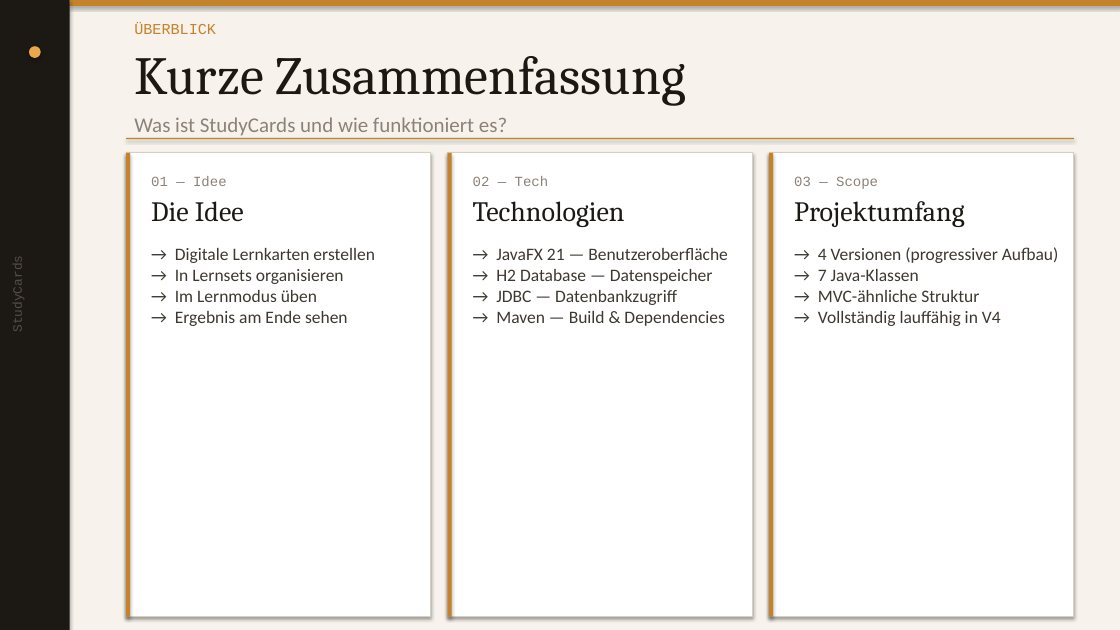
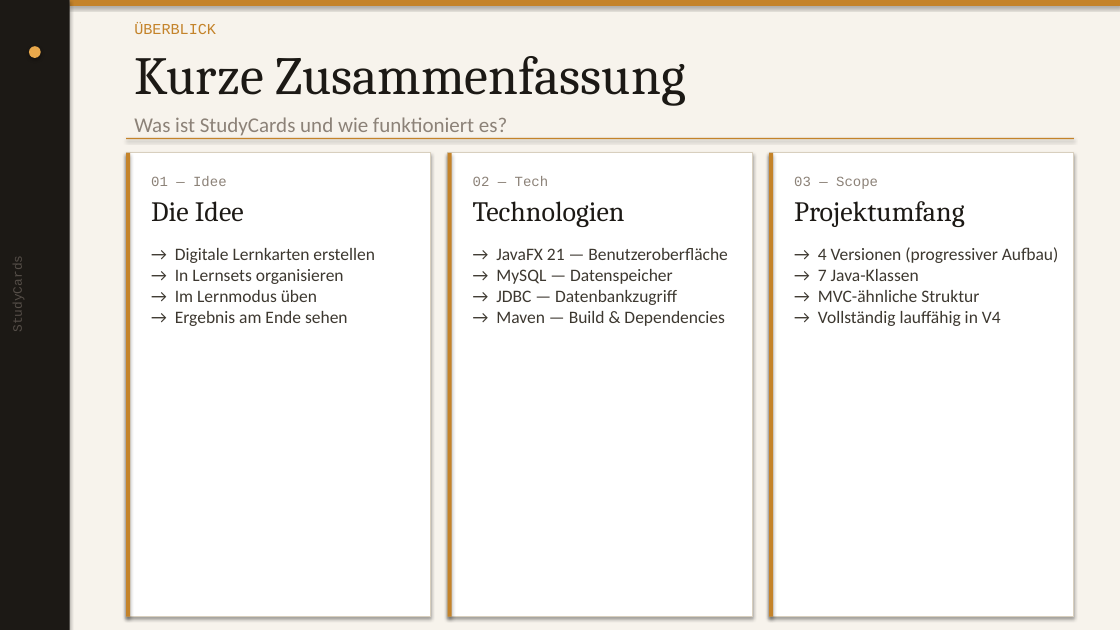
Before and after one commit to soulay01/StudyCards, a slide deck: slide 2 of StudyCards_Praesentation.pptx. Drawn at 1120x630 pixels with LibreOffice and Linux fonts; fonts in the diff are those of the drawing. Boxes give left, top, right and bottom in pixels: in the first picture for what was removed or moved away, otherwise in the second. Text is boxed around its words. In the diff, an @@ line names an element or a change of style, - is before the commit and + after.

```diff
--- a/StudyCards_Praesentation.pptx
+++ b/StudyCards_Praesentation.pptx
@@ text at (x1=496, y1=248, x2=728, y2=326): text changed @@
-→ JavaFX 21 — Benutzeroberfläche
-→ H2 Database — Datenspeicher
-→ JDBC — Datenbankzugriff
-→ Maven — Build & Dependencies
+→ JavaFX 21 — Benutzeroberfläche
+→ MySQL — Datenspeicher
+→ JDBC — Datenbankzugriff
+→ Maven — Build & Dependencies
```
Also in this commit, not shown: 3 other slides changed.
